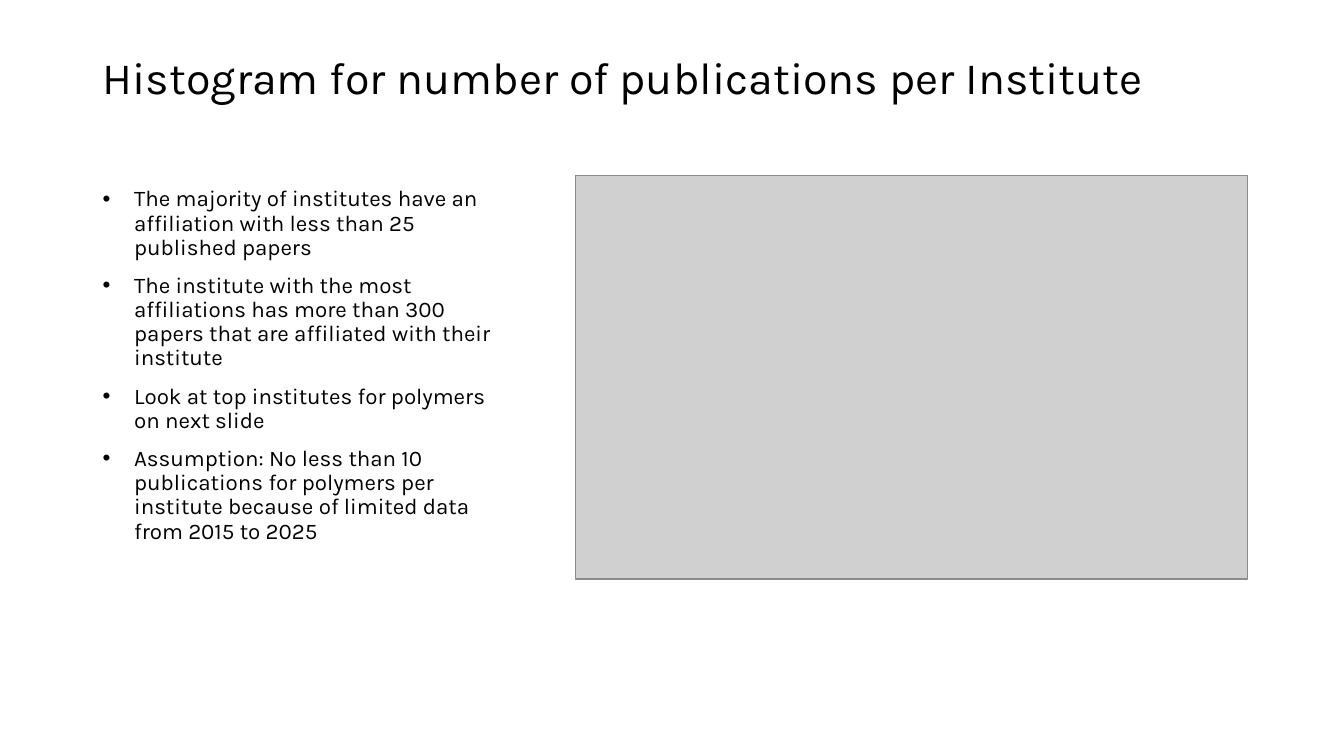
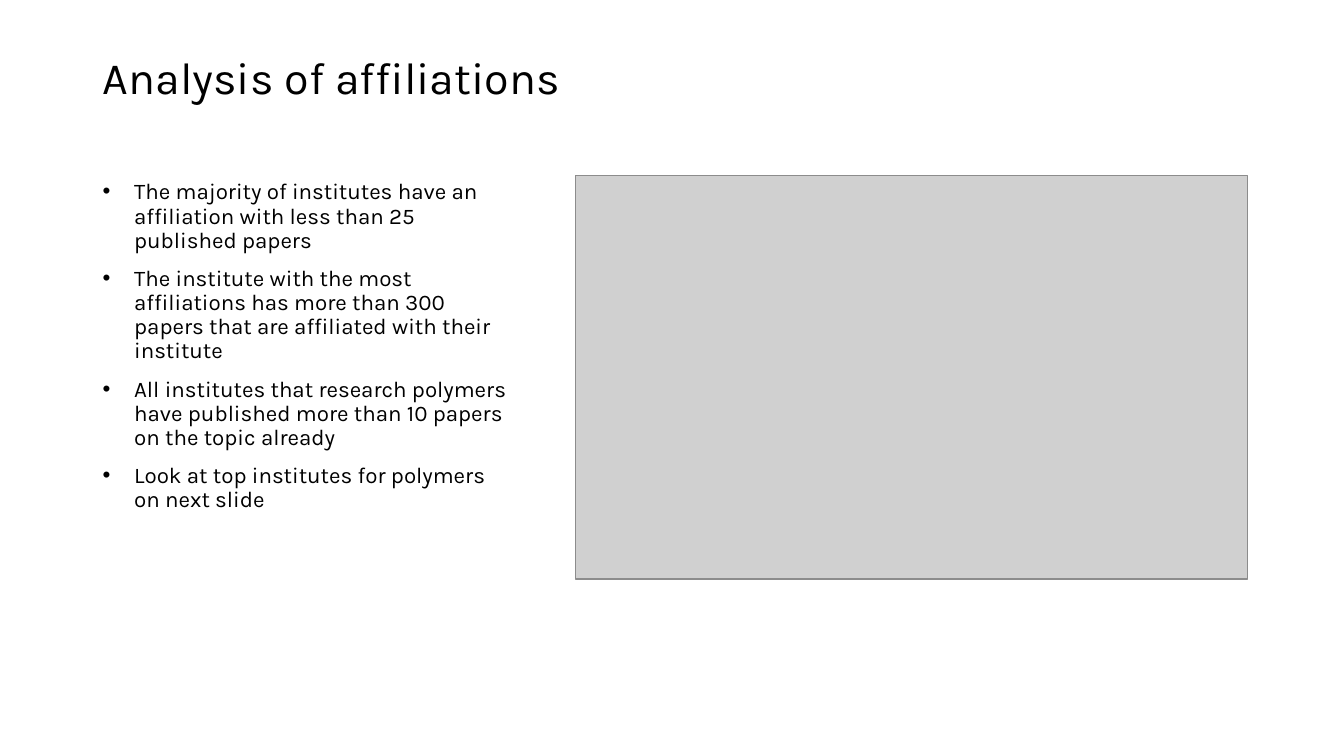
Before and after one commit to GMPuntigam/DataDrivenForesight, a slide deck: slide 9 of presentation/DataDrivenForesight.pptx. Drawn at 1344x756 pixels with LibreOffice and Linux fonts; fonts in the diff are those of the drawing; grey boxes stand for pictures. Boxes give left, top, right and bottom in pixels: in the first picture for what was removed or moved away, otherwise in the second. Text is boxed around its words. In the diff, an @@ line names an element or a change of style, - is before the commit and + after.

```diff
--- a/presentation/DataDrivenForesight.pptx
+++ b/presentation/DataDrivenForesight.pptx
@@ title at (103,63,559,105): text changed @@
-Histogram for number of publications per Institute
+Analysis of affiliations
@@ text at (134,381,506,451): paragraph added @@
+• All institutes that research polymers have published more than 10 papers on the topic already
@@ text at (134,450,469,540): paragraph removed @@
-• Assumption: No less than 10 publications for polymers per institute because of limited data from 2015 to 2025
```
Also in this commit, not shown: 9 other slides changed, 3 slides added, 1 slide removed, 45 other files.
